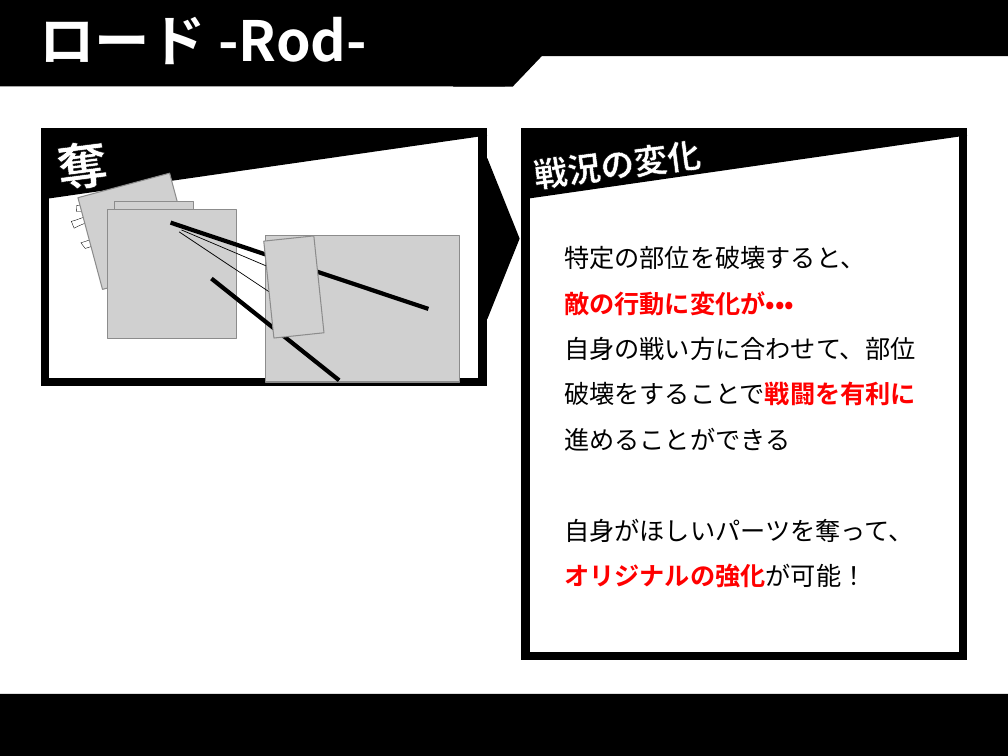
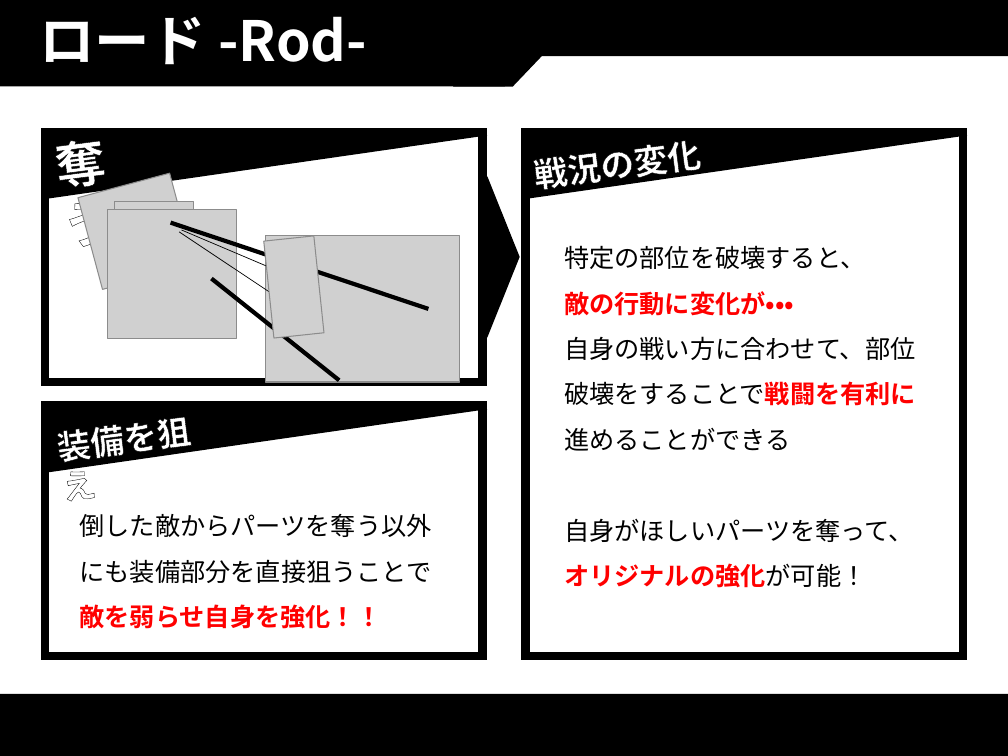
Before and after one commit to thi-bow/2017Team05, a slide deck: slide 6 of 企画/企画書/PurgeVer2.pptx. Drawn at 1008x756 pixels with LibreOffice and Linux fonts; fonts in the diff are those of the drawing; grey boxes stand for pictures. Boxes give left, top, right and bottom in pixels: in the first picture for what was removed or moved away, otherwise in the second. Text is boxed around its words. In the diff, an @@ line names an element or a change of style, - is before the commit and + after.

```diff
--- a/企画/企画書/PurgeVer2.pptx
+++ b/企画/企画書/PurgeVer2.pptx
@@ text "奪う" rewrapped from [60,136,117,260] to [58,141,116,258] @@
@@ triangle: place and size @@
-triangle at [486,159,519,319]
+triangle at [486,177,519,337]
@@ rounded rectangle added at [45,405,483,655], fill #FFFFFF, outline #000000 6 pt @@
@@ right triangle added at [45,409,488,473], fill #000000 @@
@@ text added at [59,417,192,502], 24 pt, text #FFFFFF, bold @@
+装備を狙え
@@ text added at [79,514,431,629], 18 pt, text #000000 @@
+倒した敵からパーツを奪う以外にも装備部分を直接狙うことで敵を弱らせ自身を強化！！
```
Also in this commit, not shown: 1 other slide changed, 2 slides added, 3 slides removed, 4 other files.
